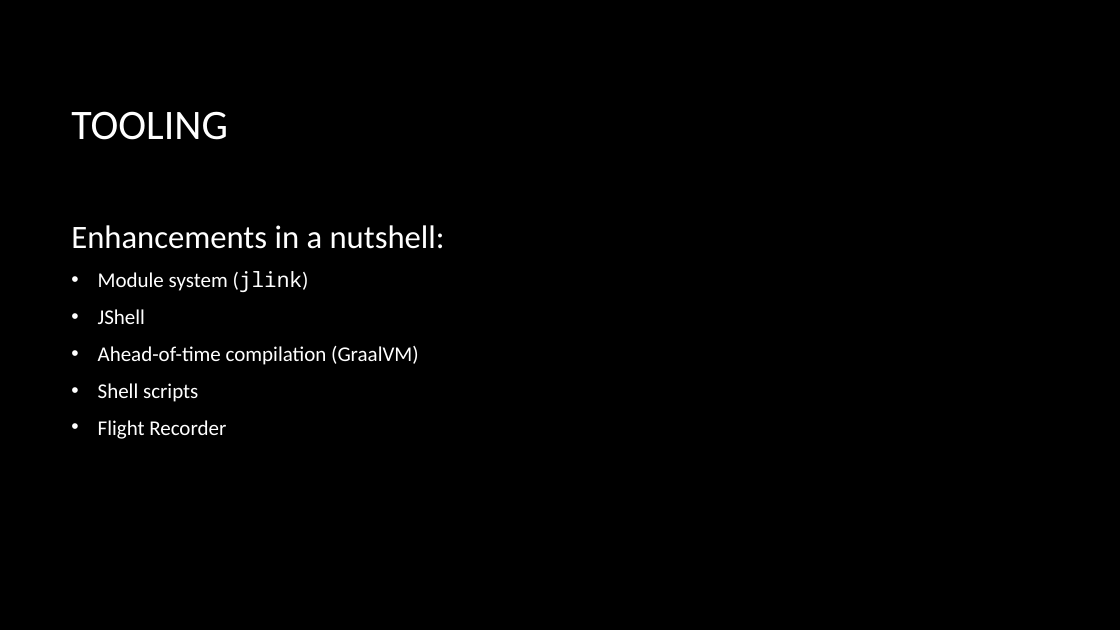
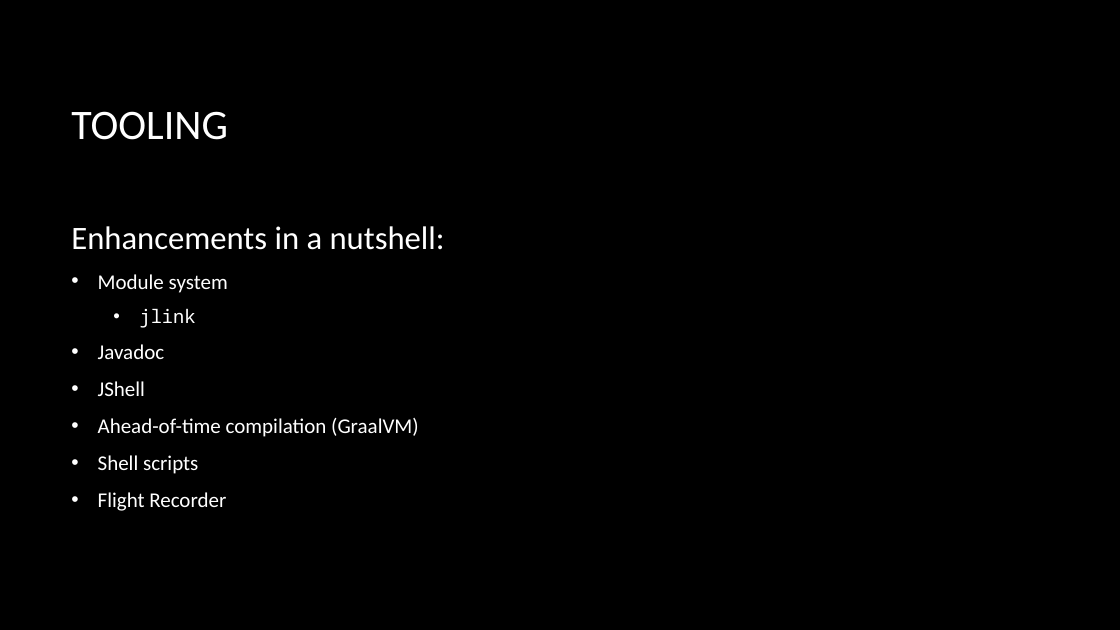
Before and after one commit to macdaddyaz/modern-java, a slide deck: slide 39 of Java 9 and up.pptx (slide 28 before the commit). Drawn at 1120x630 pixels with LibreOffice and Linux fonts; fonts in the diff are those of the drawing; background and template pictures are left out. Boxes give left, top, right and bottom in pixels: in the first picture for what was removed or moved away, otherwise in the second. Text is boxed around its words. In the diff, an @@ line names an element or a change of style, - is before the commit and + after.

```diff
--- a/Java 9 and up.pptx
+++ b/Java 9 and up.pptx
@@ text at (x1=98, y1=274, x2=228, y2=359): text changed @@
-• Module system (jlink)
+• Module system
+  • jlink
+• Javadoc
```
Also in this commit, not shown: 3 other slides changed, 11 slides added.
